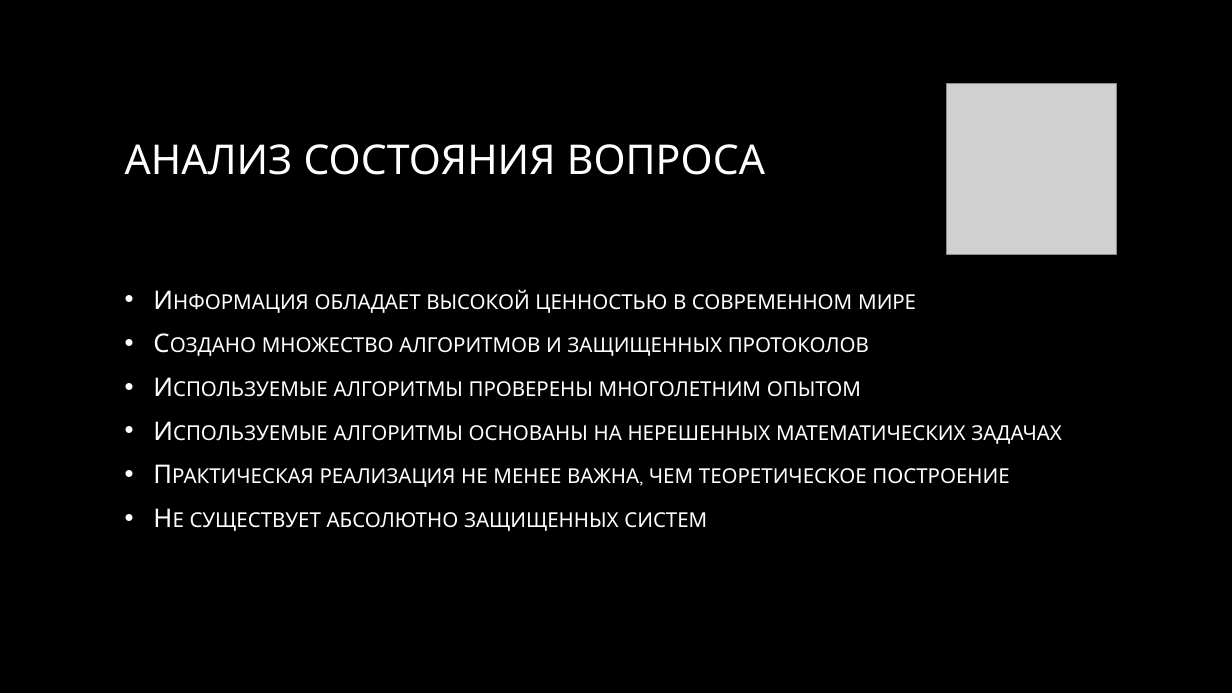
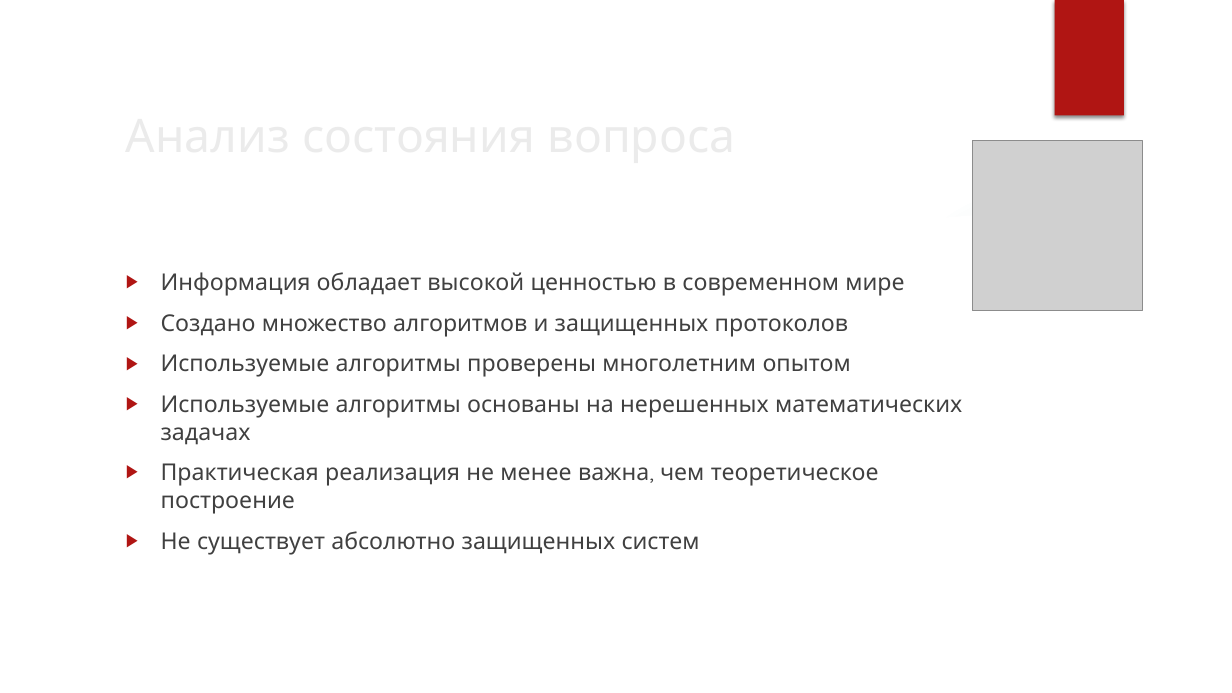
Before and after one commit to gear54rus/bank-system, a slide deck: slide 2 of docs/Demo-server.pptx. Drawn at 1232x693 pixels with LibreOffice and Linux fonts; fonts in the diff are those of the drawing; grey boxes stand for pictures; background and template pictures are left out. Boxes give left, top, right and bottom in pixels: in the first picture for what was removed or moved away, otherwise in the second. Text is boxed around its words. In the diff, an @@ line names an element or a change of style, - is before the commit and + after.

Commit message:
Server demo reworked
- Theme changed
- Added a few pictures and schemes
- Fixed an annoying typo :|

```diff
--- a/docs/Demo-server.pptx
+++ b/docs/Demo-server.pptx
@@ group added at (0, 0, 1232, 693): 3 ellipses, 3 freeform shapes @@
@@ rectangle added at (1055, 0, 1124, 116), fill #B01513 @@
@@ title at (125, 144, 765, 175): text changed; size 32 to 36 pt; text colour gradient #FFFFFF to #A6A6A6 to #EBEBEB @@
-АНАЛИЗ СОСТОЯНИЯ ВОПРОСА
+Анализ состояния вопроса
@@ picture: place and size @@
-picture at (946, 84, 1116, 254)
+picture at (972, 140, 1142, 311)
@@ text "Информация обладает высокой ценностью в ...": place and size @@
-text "Информация обладает высокой ценностью в ..." at (190, 289, 1062, 531)
+text "Информация обладает высокой ценностью в ..." at (161, 272, 962, 554)
@@ text "Информация обладает высокой ценностью в ..." at (161, 272, 962, 554): size 20 to 18 pt, text colour gradient #FFFFFF to #BFBFBF to #404040, small capitals off; bullet • to ▶; bullet colour #FFFFFF to #B01513; vertical alignment middle to top @@
```
Also in this commit, not shown: 5 other slides changed, 3 slides added, 1 slide removed.
